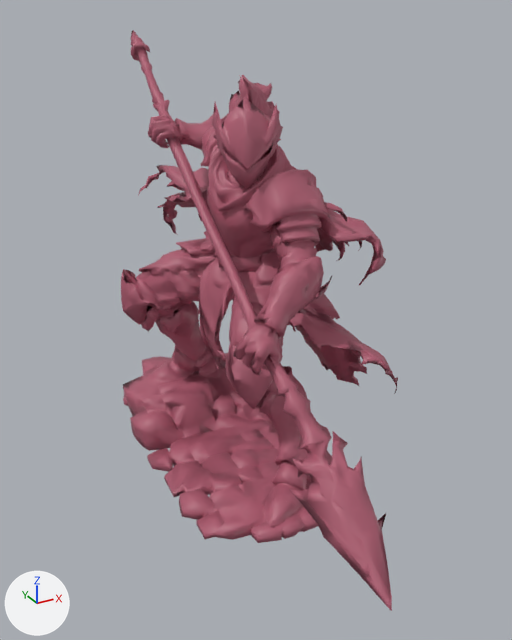
Two versions of the glTF model assets/images/battle/glb/companions/ember-cohort.glb, one commit apart.
Camera for both pictures: a 50 mm lens placed at (-1.2, -2.13, 1.74), pointed at (-0.05, -0.04, 0.7). The lights are fixed; the arrows at lower left show +X, +Y and +Z. The first picture is the older version.

The first picture shows 'ember-cohort_body'.
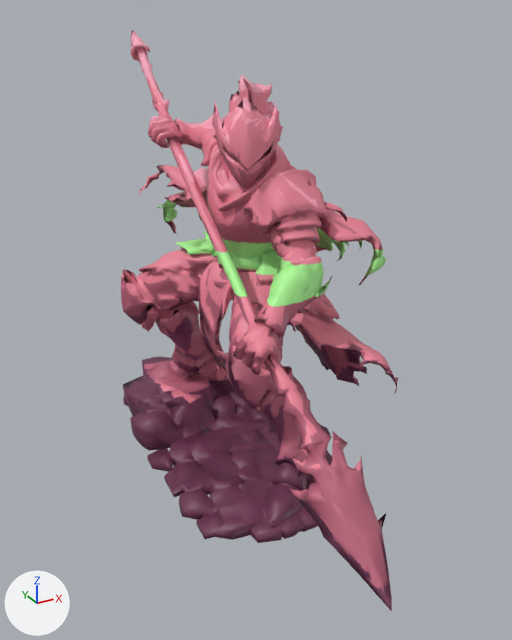
The change, as JSON lines over the scene's bpy script:
```json
{"op": "add", "block": "img_ember_cohort_cartoon_albedo_v01", "code": ["img_ember_cohort_cartoon_albedo_v01 = load_image('ember-cohort-cartoon-albedo-v01', '_unpacked/ember-cohort-cartoon-albedo-v01', 1024, 1024, 'sRGB')"]}
{"op": "add", "block": "mat_ember_cohort_toon_albedo", "code": ["mat_ember_cohort_toon_albedo = bpy.data.materials.new('ember-cohort_toon_albedo')", "# uses the picture img_abyssal_toon_normal_v01", "# uses the picture img_ember_cohort_cartoon_albedo_v01"]}
{"block": "me_model", "where": "me_model.from_pydata(...)  # 7897 vertices, 15440 faces; spans x -0.42..0.42, y -0.95..0.96, z 0.0..1.66"}
{"op": "remove", "block": "me_model", "code": "me_model.materials.append(mat_ember_cohort)"}
{"op": "add", "block": "me_model", "code": "me_model.materials.append(mat_ember_cohort_toon_albedo)"}
```

Boxes [x1, y1, x2, y2] around the edits, measured in the pictures (512 x 640 px):
```json
{"object": "ember-cohort_body", "change": "recoloured", "before": [121, 30, 392, 611], "after": [121, 30, 392, 611]}
```
